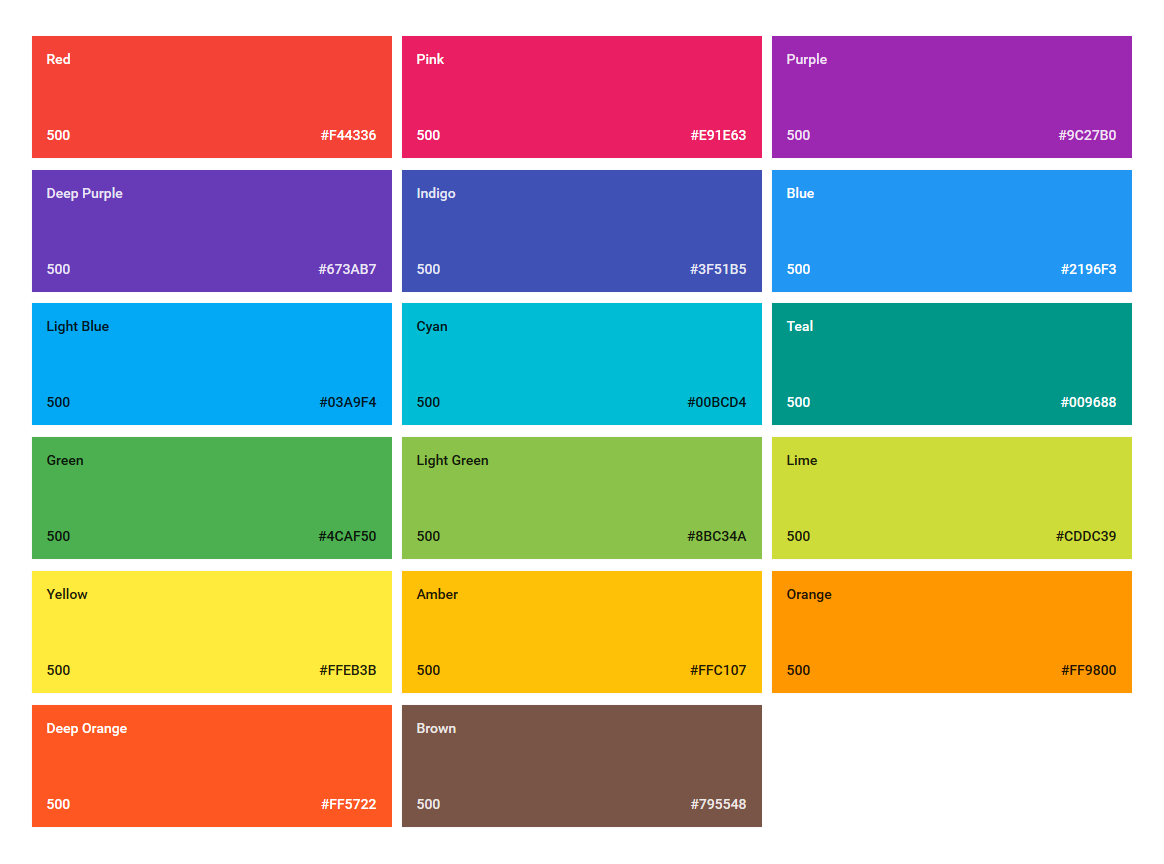
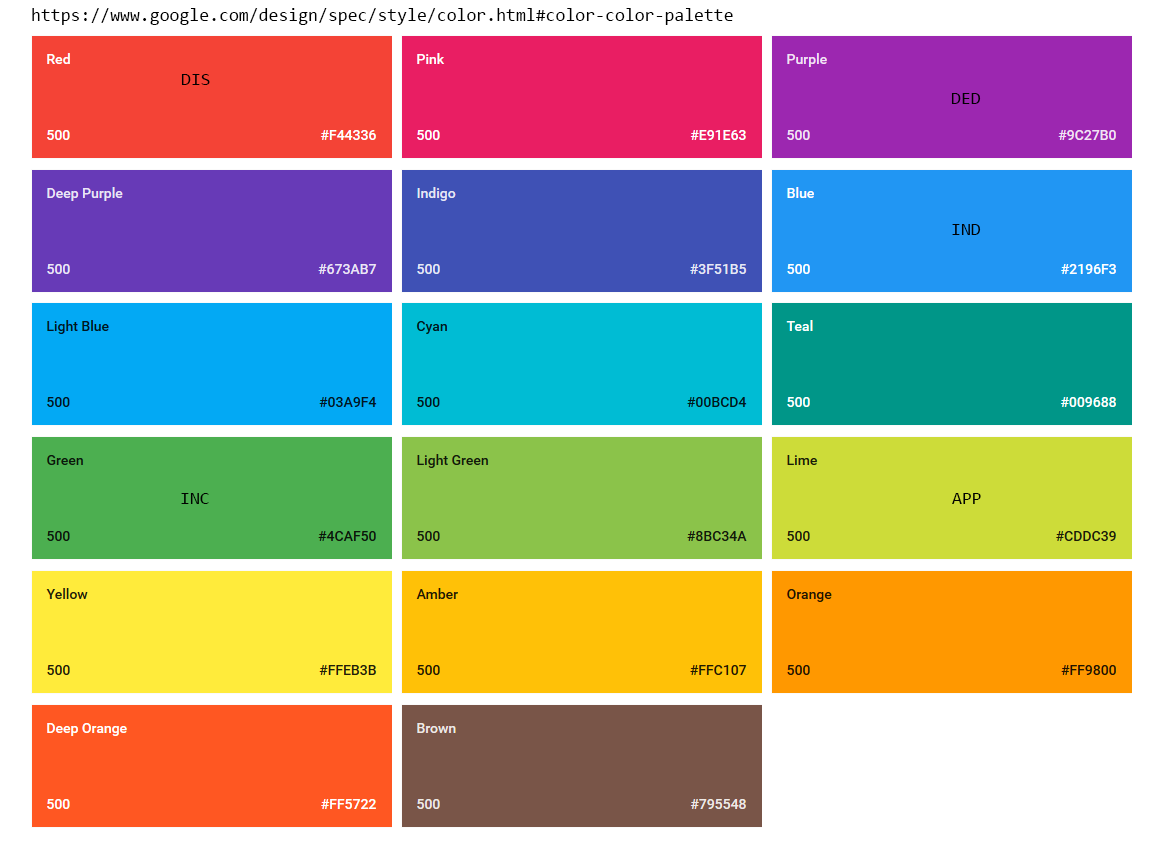
Two versions of the same layered image (1164x864). Layer-by-layer changes:
added layer "https://www.google.com/design/spec/style/color.html#color-color" above "DED" over <box>32,8,733,25</box>
added layer "DED" above "IND" over <box>951,93,981,104</box>
added layer "IND" above "INC" over <box>952,224,981,235</box>
added layer "INC" above "APP" over <box>181,493,209,504</box>
added layer "APP" above "DIS" over <box>952,493,981,504</box>
added layer "DIS" above "4" over <box>181,74,210,85</box>
